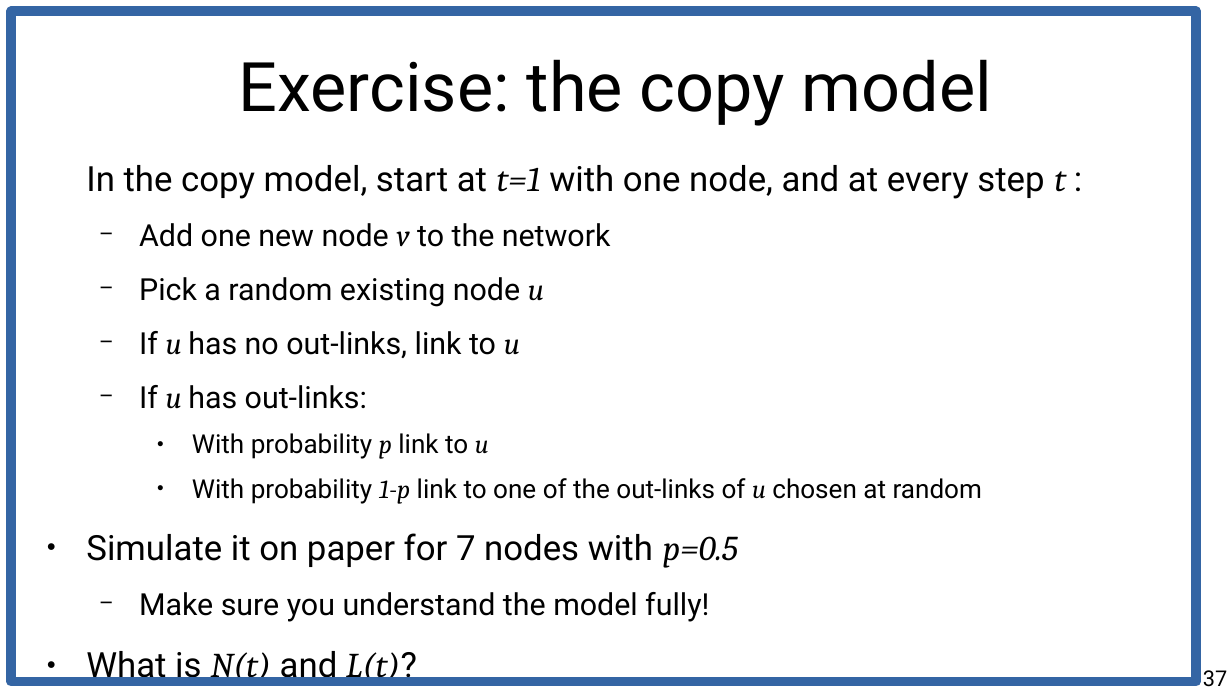
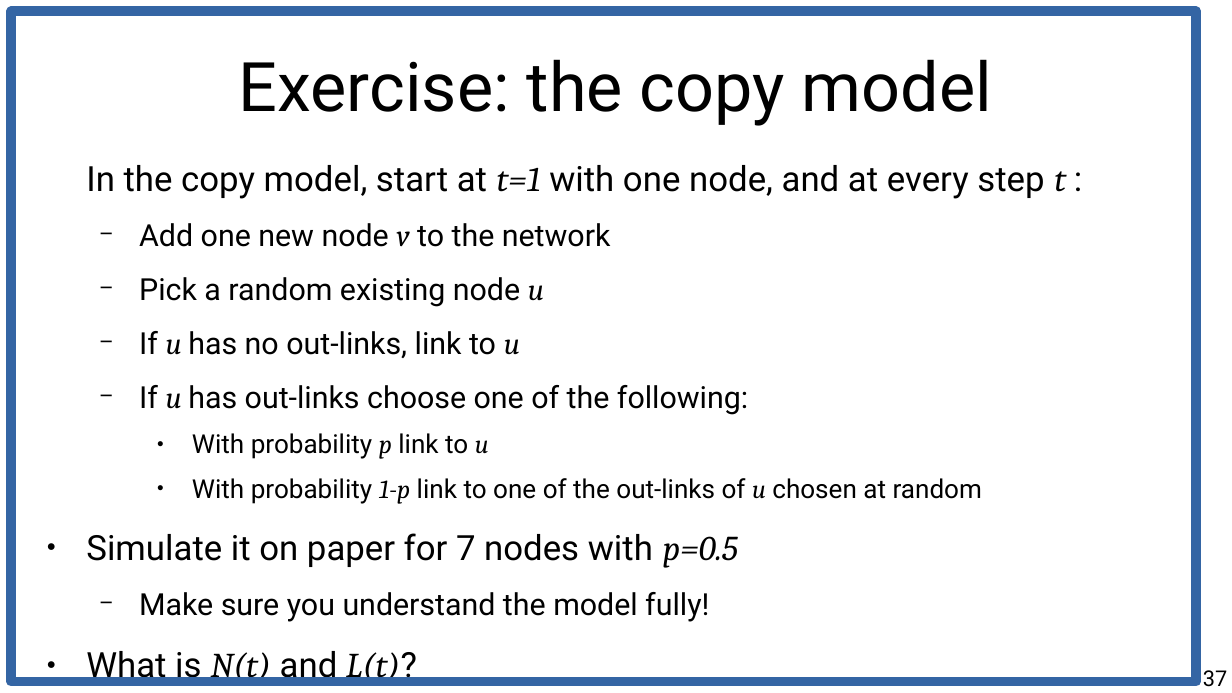
Before and after one commit to chatox/networks-science-course, a slide deck: slide 37 of theory/tt05_preferential_attachment.odp. Drawn at 1232x693 pixels with LibreOffice and Linux fonts; fonts in the diff are those of the drawing. Boxes give left, top, right and bottom in pixels: in the first picture for what was removed or moved away, otherwise in the second. Text is boxed around its words. In the diff, an @@ line names an element or a change of style, - is before the commit and + after.

Commit message:
Clarification of copy model

```diff
--- a/theory/tt05_preferential_attachment.odp
+++ b/theory/tt05_preferential_attachment.odp
@@ text at [139,385,748,415]: text changed @@
-  − If u has out-links:
+  − If u has out-links choose one of the following:
```
Also in this commit, not shown: 13 other slides changed, 1 slide added, 1 slide removed, 1 other file.
